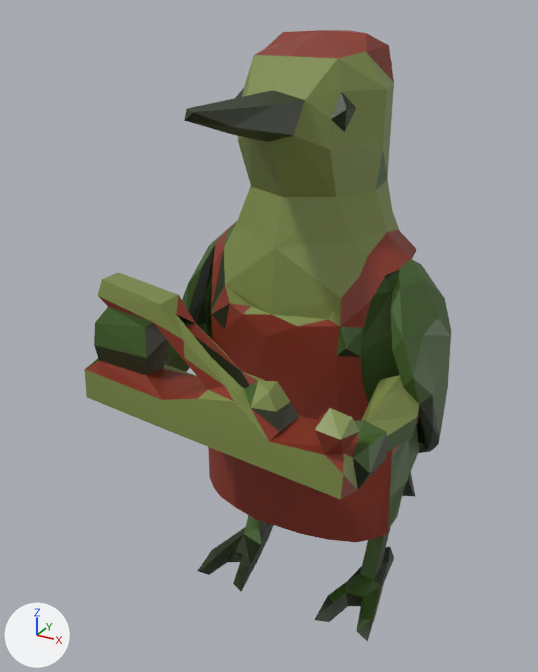
What one commit did to the glTF model docs/univers/archipeo/personnages/modeles/5e-menuiserie-creature-rabot/final-1500.glb.
Camera for both pictures: a 50 mm lens placed at (0.498, -1.118, 1.032), pointed at (-0.069, -0.088, 0.517). Every picture has the same lights, and +X, +Y and +Z are marked at lower left. The picture after the commit comes second. Vertices at exactly the same position are counted once.

The scene before the commit, as lines of its bpy script (objects in view):
```python
me_geometry_0_001 = bpy.data.meshes.new('geometry_0.001')
me_geometry_0_001.from_pydata(...)  # 740 vertices, 1500 faces; spans x -0.234..0.23, y -0.409..0.291, z 0.002..1.003
me_geometry_0_001.materials.append(mat_defaultmaterial)
ob_lion_1500 = bpy.data.objects.new('lion-1500', me_geometry_0_001)
ob_lion_1500.location = (0.0, 0.0, 0.0)
```
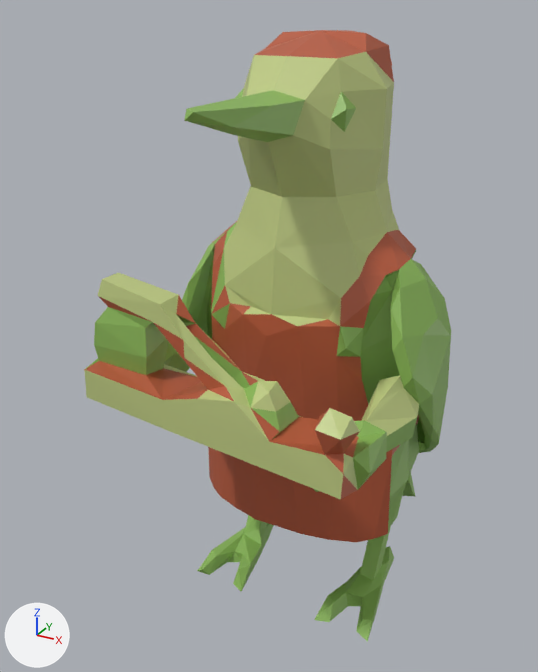
Patch to the scene script:
```diff
--- a/docs/univers/archipeo/personnages/modeles/5e-menuiserie-creature-rabot/final-1500.glb.py
+++ b/docs/univers/archipeo/personnages/modeles/5e-menuiserie-creature-rabot/final-1500.glb.py
@@ me_geometry_0_001 @@
 me_geometry_0_001.from_pydata(...)  # 740 vertices, 1500 faces; spans x -0.234..0.23, y -0.409..0.291, z 0.002..1.003
 # used by ob_lion_1500; location = (0.0, 0.0, 0.0)
+# me_geometry_0_001 part 1: 1011 faces centred in x -0.228..0.225, y -0.398..0.287, z 0.005..0.928 are repainted in the vertex colours; the middle colour goes from dark green #232e11 to green #8cb85a
+# me_geometry_0_001 part 2: 306 faces centred in x -0.184..0.206, y -0.404..0.169, z 0.204..1.001 are repainted in the vertex colours; the middle colour goes from red #87301d to orange #b85a3a
+# me_geometry_0_001 part 3: 183 faces centred in x -0.225..0.214, y -0.399..0.112, z 0.223..0.959 are repainted in the vertex colours; the middle colour goes from green #808e4a to green #c0cc84
 me_geometry_0_001.materials.append(mat_defaultmaterial)
```

Location of each change, (x1, y1, x2, y2) in pixels of the pictures (538 x 672 px):
part 1 of me_geometry_0_001, recoloured (lighter)
    both: (87, 88, 451, 642)
part 2 of me_geometry_0_001, recoloured (red to orange)
    both: (84, 30, 419, 542)
part 3 of me_geometry_0_001, recoloured (lighter)
    both: (84, 52, 419, 499)
